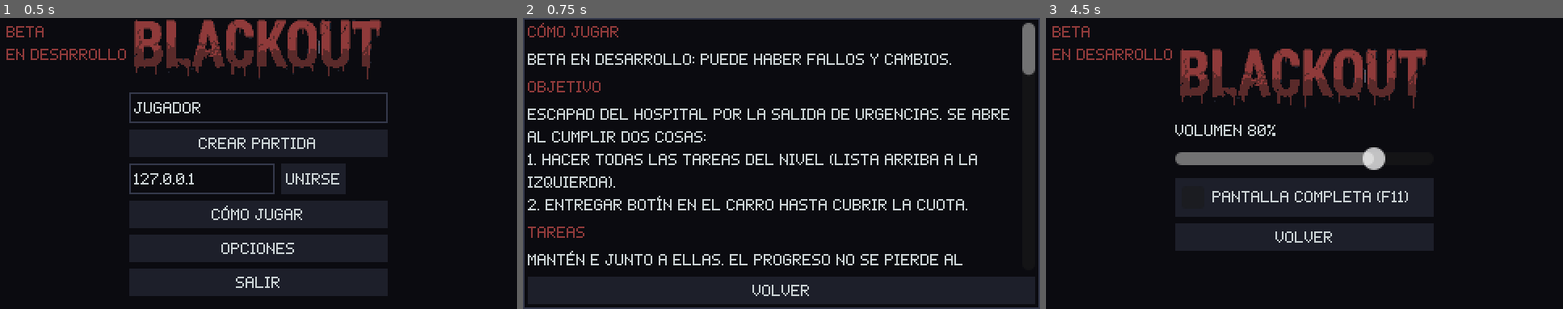
Above: before the commit, frames 1-3 (left to right).
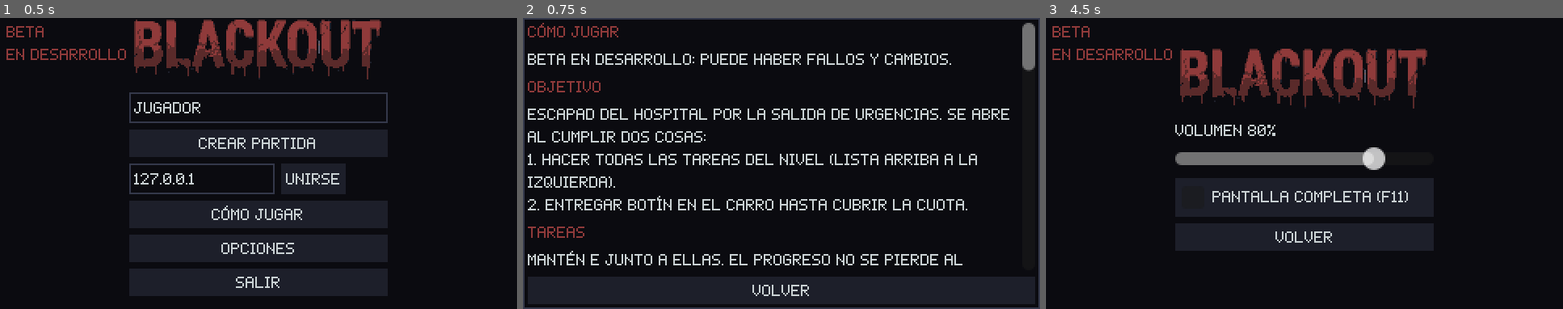
Above: after the commit, the same moments.

Repository: Skyfreefury/blackout-beta
Game: Godot game, scene res://scenes/menu.tscn
Two runs of this game, one before a commit and one after it. Both use one fixed random seed, a clock stepped at 60 frames per second and the inputs below.
Inputs:
- Up to frame 1 (0.5 s): no input
- Up to frame 2 (0.75 s): click "Cómo jugar" at 0.5 s
- Up to frame 3 (4.5 s): click "Cómo jugar" at 1.25 s; click "Crear partida" at 2 s; click "Unirse" at 2.75 s; click "Volver" at 3.5 s; click "Opciones" at 4.25 s

Frame 1 is identical in both runs. In frame 2, less than 0.1% of the frame differs, in the area x 96-100%, y 16-20%; in frame 3, nothing differs.

Commit message:
Tienda entre niveles: mejoras con el banco común
scripts/shop.gd: pila +25%, zapatillas, mochila +1 y botiquín de un uso.
El anfitrión valida cada compra y sincroniza banco y mejoras (Net.buy).
Las mejoras se aplican al aparecer el jugador y se pierden al volver al nivel 1.
Panel de tienda en la pantalla final, sección en Cómo jugar y prueba --scenario=shop.

Co-Authored-By: Claude Opus 5.5 <noreply@anthropic.com>

Diff:
--- a/scripts/debug_run.gd
+++ b/scripts/debug_run.gd
@@ -10,6 +10,8 @@
 ##   --crowd=N                              Nonatos como con N jugadores (scream: chillido)
 ##   --seed=N                               reparto de generadores, monstruo y pilas
 ##   --role=N                               rol del jugador local (índice de Roles.LIST)
+##   --scenario=shop                        compra mejoras con 1000 € y prueba el botiquín
+##   --bank=N   (anfitrión) pone N € en el banco común   --buy=mejora   compra al segundo
 ## En red (lanzando el menú con --host=N o --join=IP):
 ##   --walk     el jugador local camina a la derecha
 ##   --pickup   el jugador local va a la pila 0 y la pide al anfitrión
@@ -80,6 +82,10 @@
 	if _args.has("walk"):
 		player.move_override = Vector2.RIGHT
 		player.aim_override = player.global_position + Vector2(200, 0)
+	if _args.has("bank") and multiplayer.is_server():
+		Net._sync_shop.rpc(int(_args["bank"]), Net.upgrades)
+	if _args.has("buy"):
+		get_tree().create_timer(1.0).timeout.connect(Net.buy.bind(_args["buy"]))
 	if _args.has("pause"):
 		main.hud.toggle_pause()
 	if _args.has("cheat"):
@@ -171,6 +177,15 @@
 				player.start_interact()
 			else:
 				player.hit()
+		"shop":
+			# Compras con 1000 €: 120 + 240 de pila, 200 de mochila y 180 de botiquín.
+			Net.bank = 1000
+			for item in ["battery", "battery", "battery", "bag", "medkit"]:
+				Net.buy(item)
+			player._apply_role()
+			# El botiquín levanta al jugador solo; el segundo golpe ya mata.
+			player.hit()
+			main.hud.show_end(true, 125.0, PackedStringArray(["Jugador"]), true, 1)
 		"scream":
 			# Nonato mejorado iluminado de cerca: debe chillar y apagar la linterna.
 			monster.enhanced = true
@@ -233,6 +248,7 @@
 	line += " role=%d gen0=%.2f battery_max=%.0f run=%.0f angle=%.0f" % [p.role, main.tasks[0].progress if not main.tasks.is_empty() else 0.0, p.battery_max, p.run_speed, p.light_angle]
 	line += " money=%d quota=%d carried=%d loot=%d" % [main.money, main.quota, p.carried_values.size(), get_tree().get_nodes_in_group("loot").size()]
 	line += " monsters=%d enhanced=%s blind=%.1f light=%s" % [main.monsters.size(), monster.enhanced, p.blind_time, p.light_on]
+	line += " bank=%d upgrades=%s max_carry=%d" % [Net.bank, Net.upgrades, p.max_carry]
 	line += " level=%d tasks=%s" % [Net.game_level, ",".join((main.tasks as Array).map(func(t): return t.kind))]
 	line += " seed=%d gens_at=%s" % [main.level.map_seed, ",".join((main.tasks as Array).map(func(g): return str(main.level.world_to_cell(g.global_position))))]
 	line += " monster_dist=%.0f watchers=%d vel=(%.0f,%.0f) target=%s" % [monster.global_position.distance_to(p.global_position), monster._watchers.size(), monster.velocity.x, monster.velocity.y, monster._target]
--- a/scripts/hud.gd
+++ b/scripts/hud.gd
@@ -23,7 +23,11 @@
 var _flash_timer := 0.0
 var _pause := PanelContainer.new()
 var _end := PanelContainer.new()
+var _end_title := Label.new()
 var _end_text := Label.new()
+var _shop_title := Label.new()
+## Mejora -> botón de compra.
+var _shop_buttons := {}
 var _end_hint := Label.new()
 var _role_label := Label.new()
 var _bag := Label.new()
@@ -65,7 +69,7 @@
 	_status.text = "" if _end.visible else _status_text()
 	_bag.position.y = size.y - 30
 	_bag.text = "" if player == null or player.carried_values.is_empty() \
-		else "Mochila %d/%d  %d €" % [player.carried_values.size(), Player.MAX_CARRY, player.carried_total()]
+		else "Mochila %d/%d  %d €" % [player.carried_values.size(), player.max_carry, player.carried_total()]
 	queue_redraw()
 
 
@@ -85,18 +89,32 @@
 	_pause.visible = false
 	var minutes := int(time) / 60
 	var seconds := int(time) % 60
-	var lines := PackedStringArray([
-		("NIVEL %d SUPERADO" % level) if victory else "NADIE HA SALIDO",
-		"Tiempo %d:%02d" % [minutes, seconds],
-	])
+	_end_title.text = ("NIVEL %d SUPERADO" % level) if victory else "NADIE HA SALIDO"
+	_end_title.add_theme_color_override("font_color", STAMINA_COLOR if victory else ACCENT)
+	var lines := PackedStringArray(["Tiempo %d:%02d" % [minutes, seconds]])
 	if victory:
 		lines.append("Supervivientes: " + ", ".join(survivors))
-		lines.append("Botín total: %d €" % Net.bank)
 	_end_text.text = "\n".join(lines)
-	_end_text.add_theme_color_override("font_color", STAMINA_COLOR if victory else ACCENT)
+	_refresh_shop()
 	var next := ("R: nivel %d" % (level + 1)) if victory else ("R: repetir nivel %d" % level)
 	_end_hint.text = (next + "   Esc: menú") if is_host else "Esperando al anfitrión   Esc: menú"
 	_end.visible = true
+
+
+## Precios, compras y banco del jugador local.
+func _refresh_shop() -> void:
+	var id := multiplayer.get_unique_id()
+	_shop_title.text = "TIENDA   Banco: %d €" % Net.bank
+	for item: String in _shop_buttons:
+		var b: Button = _shop_buttons[item]
+		var owned := Net.upgrade_level(id, item)
+		var top: int = Shop.ITEMS[item].max
+		var cost := Shop.price(item, owned)
+		if owned >= top:
+			b.text = "%s %d/%d" % [Shop.ITEMS[item].name, owned, top]
+		else:
+			b.text = "%s %d/%d  %d €" % [Shop.ITEMS[item].name, owned, top, cost]
+		b.disabled = owned >= top or Net.bank < cost
 
 
 func _unhandled_input(event: InputEvent) -> void:
@@ -176,12 +194,29 @@
 
 func _build_end() -> void:
 	var box := VBoxContainer.new()
+	_end_title.horizontal_alignment = HORIZONTAL_ALIGNMENT_CENTER
+	_end_title.add_theme_font_size_override("font_size", 16)
+	box.add_child(_end_title)
 	_end_text.horizontal_alignment = HORIZONTAL_ALIGNMENT_CENTER
-	_end_text.add_theme_font_size_override("font_size", 16)
 	box.add_child(_end_text)
+	# Tienda: cada jugador compra sus mejoras con el banco común.
+	_shop_title.horizontal_alignment = HORIZONTAL_ALIGNMENT_CENTER
+	_shop_title.add_theme_color_override("font_color", BATTERY_COLOR)
+	box.add_child(_shop_title)
+	var grid := GridContainer.new()
+	grid.columns = 2
+	grid.add_theme_constant_override("h_separation", 4)
+	grid.add_theme_constant_override("v_separation", 3)
+	for item: String in Shop.ids():
+		var b := _button("", Net.buy.bind(item))
+		b.size_flags_horizontal = Control.SIZE_EXPAND_FILL
+		grid.add_child(b)
+		_shop_buttons[item] = b
+	box.add_child(grid)
 	_end_hint.horizontal_alignment = HORIZONTAL_ALIGNMENT_CENTER
 	box.add_child(_end_hint)
 	_end.add_child(box)
+	Net.shop_changed.connect(_refresh_shop)
 	_end.visible = false
 	_place_center(_end)
 
@@ -212,6 +247,8 @@
 	t.set_stylebox("hover", "Button", _box(Color("34384a")))
 	t.set_stylebox("pressed", "Button", _box(Color("5a2a2a")))
 	t.set_stylebox("focus", "Button", _box(Color(0, 0, 0, 0), Color("8a93a0")))
+	t.set_stylebox("disabled", "Button", _box(Color("121319")))
+	t.set_color("font_disabled_color", "Button", Color("4a4f5c"))
 	return t
 
 
--- a/scripts/menu.gd
+++ b/scripts/menu.gd
@@ -29,6 +29,7 @@
 	["i", "res://art/sprites/battery.png", "Pila. E la coge y recarga la mitad de la linterna."],
 	["t", "ROLES\nEn la sala de espera: enfermero/a, corredor/a, técnico/a y vigía. Cada uno tiene una ventaja y una desventaja."],
 	["t", "NIVELES\nCada partida genera un hospital nuevo. Cada nivel suma una tarea y 100 € de cuota. Desde el nivel 2 el hospital es mayor y desde el 3 hay un Nonato más (otro cada 2 niveles). Ganar pasa al siguiente."],
+	["t", "TIENDA\nAl acabar un nivel, el botín entregado va al banco común. Cada jugador compra sus mejoras con ese banco. Duran mientras ganéis niveles y se pierden al empezar desde el nivel 1.\nPila +25%: más batería. Zapatillas: +10% de velocidad y +20% de aguante. Mochila +1: un hueco más. Botiquín: al caer te levantas solo en 6 s, un uso."],
 	["t", "CONTROLES\nWASD mover, ratón apuntar, ESPACIO correr, Q linterna, E usar, ESC pausa, F11 pantalla completa."],
 ]
 ## Ancho de la columna de dibujos en las instrucciones.
--- a/scripts/net.gd
+++ b/scripts/net.gd
@@ -7,6 +7,8 @@
 signal connection_failed(reason: String)
 ## Solo en el anfitrión: todos los jugadores han cargado la escena de juego.
 signal all_loaded
+## El banco o las mejoras compradas han cambiado (ver Shop).
+signal shop_changed
 
 const PORT := 7777
 const MAX_PLAYERS := 4
@@ -33,6 +35,8 @@
 var game_level := 1
 ## Botín total entregado en los niveles superados desde el nivel 1.
 var bank := 0
+## Mejoras de la tienda: id de red -> {mejora: veces comprada}. Las decide el anfitrión.
+var upgrades := {}
 
 var _loaded := {}
 var _in_game := false
@@ -157,7 +161,57 @@
 	game_level = level
 	if level == 1:
 		bank = 0
+		upgrades = {}
 	get_tree().change_scene_to_file(GAME_SCENE)
+
+
+## Veces que un jugador ha comprado una mejora.
+func upgrade_level(id: int, item: String) -> int:
+	return upgrades.get(id, {}).get(item, 0)
+
+
+## Compra una mejora para el jugador local con el banco común. Decide el anfitrión.
+func buy(item: String) -> void:
+	if multiplayer.is_server():
+		_buy_for(multiplayer.get_unique_id(), item)
+	else:
+		_request_buy.rpc_id(1, item)
+
+
+@rpc("any_peer", "reliable")
+func _request_buy(item: String) -> void:
+	if multiplayer.is_server():
+		_buy_for(multiplayer.get_remote_sender_id(), item)
+
+
+func _buy_for(id: int, item: String) -> void:
+	if not Shop.ITEMS.has(item) or not players.has(id):
+		return
+	var owned := upgrade_level(id, item)
+	var cost := Shop.price(item, owned)
+	if owned >= Shop.ITEMS[item].max or bank < cost:
+		return
+	var mine: Dictionary = upgrades.get(id, {}).duplicate()
+	mine[item] = owned + 1
+	upgrades[id] = mine
+	_sync_shop.rpc(bank - cost, upgrades)
+
+
+## Solo en el anfitrión: gasta una unidad de una mejora de un solo uso (botiquín).
+func consume_upgrade(id: int, item: String) -> void:
+	if not multiplayer.is_server() or upgrade_level(id, item) <= 0:
+		return
+	var mine: Dictionary = upgrades[id].duplicate()
+	mine[item] -= 1
+	upgrades[id] = mine
+	_sync_shop.rpc(bank, upgrades)
+
+
+@rpc("authority", "call_local", "reliable")
+func _sync_shop(new_bank: int, new_upgrades: Dictionary) -> void:
+	bank = new_bank
+	upgrades = new_upgrades
+	shop_changed.emit()
 
 
 @rpc("any_peer", "reliable")
--- a/scripts/player.gd
+++ b/scripts/player.gd
@@ -29,6 +29,10 @@
 const PICKUP_RADIUS := 14.0
 ## Huecos de la mochila. Cada objeto llevado quita un 8% de velocidad.
 const MAX_CARRY := 3
+## Huecos de la mochila con las mejoras de la tienda.
+var max_carry := MAX_CARRY
+## Segundos que le quedan al botiquín para levantar al jugador. Solo en el anfitrión.
+var _medkit_time := 0.0
 const CARRY_SLOW := 0.08
 const CART_RANGE := 22.0
 const REVIVE_RANGE := 18.0
@@ -136,6 +140,14 @@
 	run_speed = RUN_SPEED * Roles.mult(role, "run")
 	light_angle = LIGHT_ANGLE * Roles.mult(role, "angle")
 	monster_drain = MONSTER_DRAIN * Roles.mult(role, "monster_drain")
+	# Mejoras de la tienda (Shop), compradas con el botín de niveles anteriores.
+	var id := get_multiplayer_authority()
+	battery_max *= 1.0 + Shop.BATTERY_STEP * Net.upgrade_level(id, "battery")
+	var shoes := Net.upgrade_level(id, "shoes")
+	walk_speed *= 1.0 + Shop.SPEED_STEP * shoes
+	run_speed *= 1.0 + Shop.SPEED_STEP * shoes
+	stamina_max *= 1.0 + Shop.STAMINA_STEP * shoes
+	max_carry = MAX_CARRY + Net.upgrade_level(id, "bag")
 	battery = battery_max
 	stamina = stamina_max
 	_prev_battery = battery
@@ -251,6 +263,10 @@
 		down_time = BLEED_OUT_TIME
 		revive_progress = 0.0
 		is_down = true
+		var id := get_multiplayer_authority()
+		if Net.upgrade_level(id, "medkit") > 0:
+			Net.consume_upgrade(id, "medkit")
+			_medkit_time = Shop.MEDKIT_TIME
 
 
 func carried_total() -> int:
@@ -299,7 +315,7 @@
 		if global_position.distance_to(pickup.global_position) <= PICKUP_RADIUS:
 			_request_pickup.rpc_id(1, pickup.get_path())
 			return
-	if carried_values.size() < MAX_CARRY:
+	if carried_values.size() < max_carry:
 		for loot: Loot in get_tree().get_nodes_in_group("loot"):
 			if global_position.distance_to(loot.global_position) <= PICKUP_RADIUS:
 				_request_loot.rpc_id(1, loot.get_path())
@@ -366,8 +382,12 @@
 		if down_time == 0.0:
 			is_down = false
 			is_dead = true
+		# El botiquín llena la barra de reanimación solo, en MEDKIT_TIME segundos.
+		if _medkit_time > 0.0:
+			_medkit_time = maxf(_medkit_time - delta, 0.0)
+			add_work(delta * REVIVE_TIME / Shop.MEDKIT_TIME)
 		# La reanimación se pierde si nadie la mantiene.
-		if Engine.get_physics_frames() - _last_worked_frame > 2:
+		elif Engine.get_physics_frames() - _last_worked_frame > 2:
 			revive_progress = 0.0
 	if _server_target != null:
 		var valid: bool = is_instance_valid(_server_target) and can_act() and _server_target.needs_work() \
@@ -489,7 +509,7 @@
 	if not multiplayer.is_server() or _sender() != get_multiplayer_authority() or not can_act():
 		return
 	var loot := get_node_or_null(loot_path) as Loot
-	if loot == null or loot.is_queued_for_deletion() or carried_values.size() >= MAX_CARRY:
+	if loot == null or loot.is_queued_for_deletion() or carried_values.size() >= max_carry:
 		return
 	if global_position.distance_to(loot.global_position) > PICKUP_RADIUS + NET_TOLERANCE:
 		return
--- /dev/null
+++ b/scripts/shop.gd
@@ -0,0 +1,30 @@
+class_name Shop
+extends RefCounted
+## Mejoras que se compran con el botín entregado (Net.bank) en la pantalla final.
+## Cada jugador compra las suyas con el banco común. Duran toda la racha de niveles
+## y se pierden al empezar otra vez desde el nivel 1.
+## Precio: base x (nivel de la mejora + 1). El botiquín se gasta al usarlo.
+
+const ITEMS := {
+	"battery": {"name": "Pila +25%", "price": 120, "max": 2,
+		"text": "Pila de litio: +25% de batería máxima por compra."},
+	"shoes": {"name": "Zapatillas", "price": 150, "max": 2,
+		"text": "Zapatillas: +10% de velocidad y +20% de aguante corriendo por compra."},
+	"bag": {"name": "Mochila +1", "price": 200, "max": 2,
+		"text": "Mochila grande: un hueco más para botín por compra."},
+	"medkit": {"name": "Botiquín", "price": 180, "max": 1,
+		"text": "Botiquín: al caer te reanimas solo en 6 s. Se gasta al usarlo."},
+}
+const BATTERY_STEP := 0.25
+const SPEED_STEP := 0.10
+const STAMINA_STEP := 0.20
+## Segundos que tarda el botiquín en levantar al jugador derribado.
+const MEDKIT_TIME := 6.0
+
+
+static func price(item: String, owned: int) -> int:
+	return ITEMS[item].price * (owned + 1)
+
+
+static func ids() -> Array:
+	return ITEMS.keys()
Not shown, added: scripts/shop.gd.uid
Not shown, changed: docs/IDEAS.md
